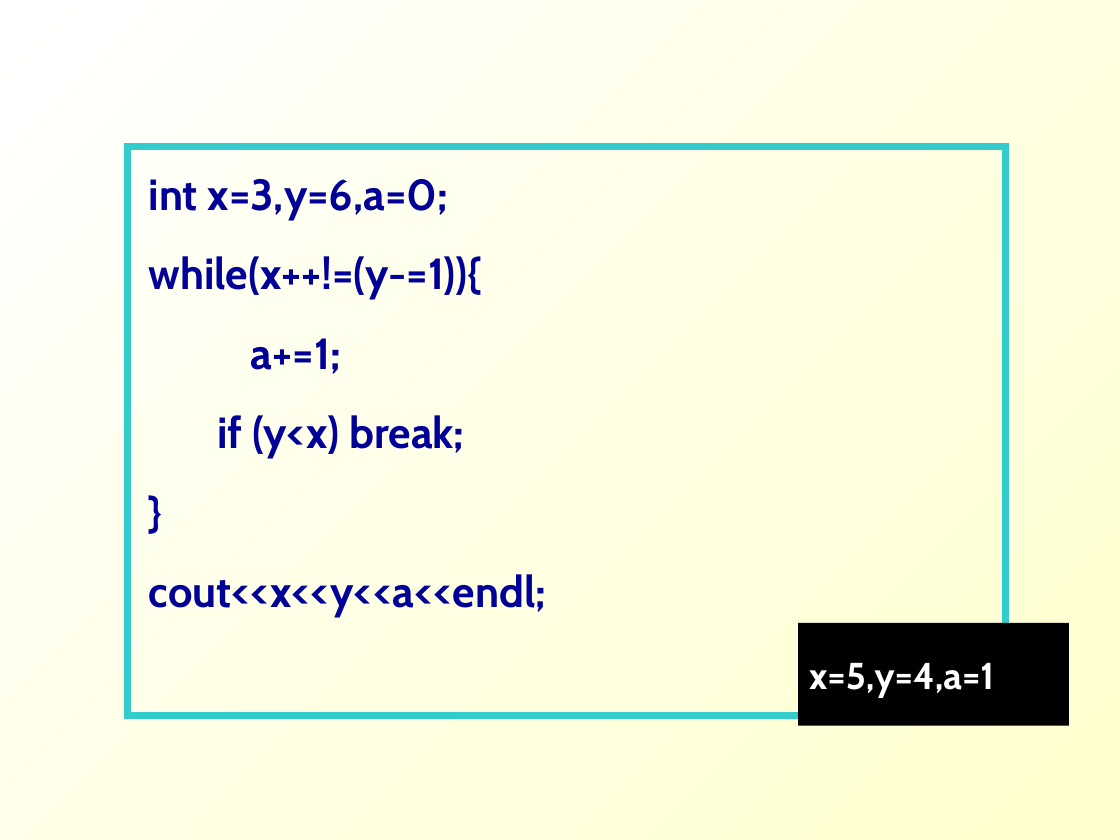
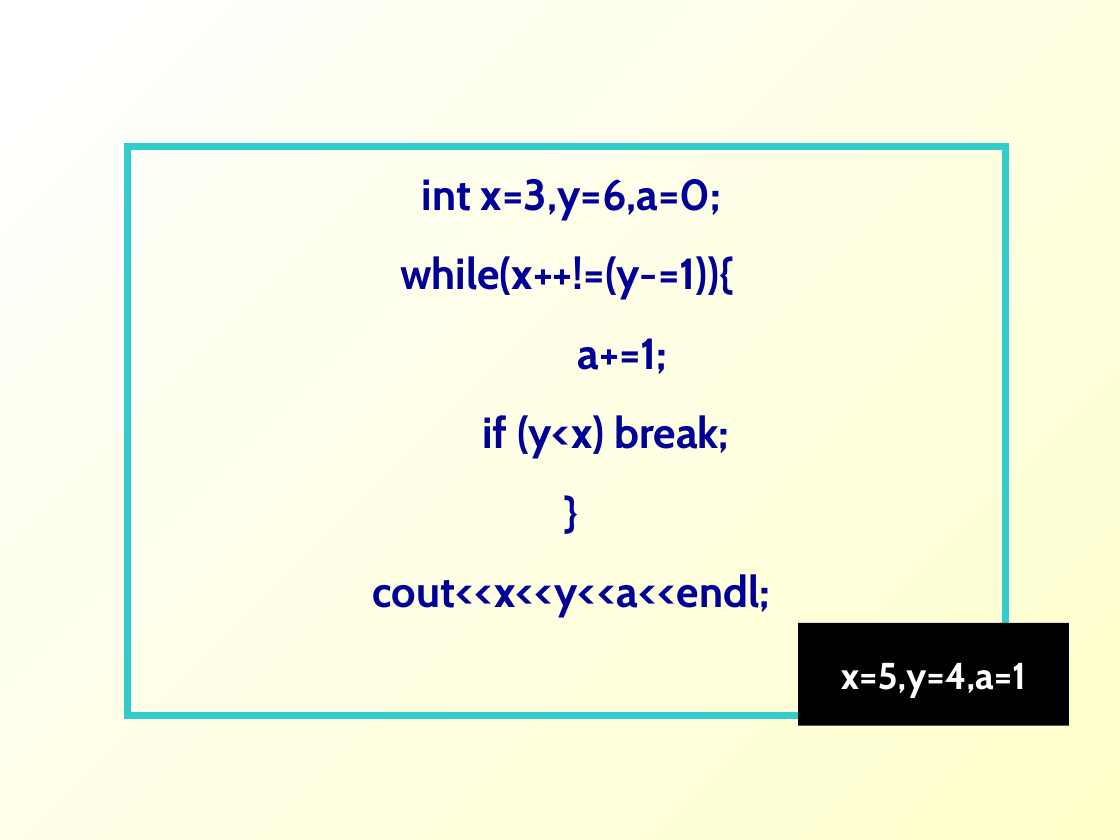
Before and after one commit to Changhe160/Changhe160.github.io, a slide deck: slide 43 of teachingRes/Cplusplus/unit02控制结构.ppt (slide 42 before the commit). Drawn at 1120x840 pixels with LibreOffice and Linux fonts; fonts in the diff are those of the drawing. Boxes give left, top, right and bottom in pixels: in the first picture for what was removed or moved away, otherwise in the second. Text is boxed around its words. In the diff, an @@ line names an element or a change of style, - is before the commit and + after.

```diff
--- a/teachingRes/Cplusplus/unit02控制结构.ppt
+++ b/teachingRes/Cplusplus/unit02控制结构.ppt
@@ rectangle "int x=3,y=6,a=0;" at [128,147,1005,716]: alignment left to centre @@
@@ rectangle "x=5,y=4,a=1" at [799,623,1070,726]: alignment left to centre @@
```
Also in this commit, not shown: 18 other slides changed, 1 slide added.
